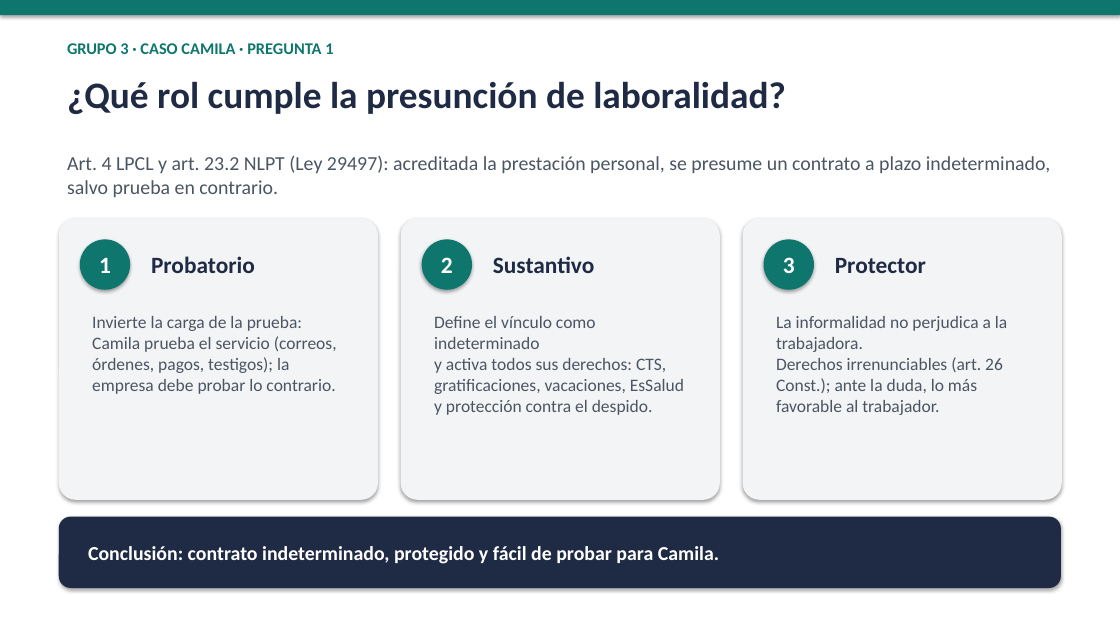
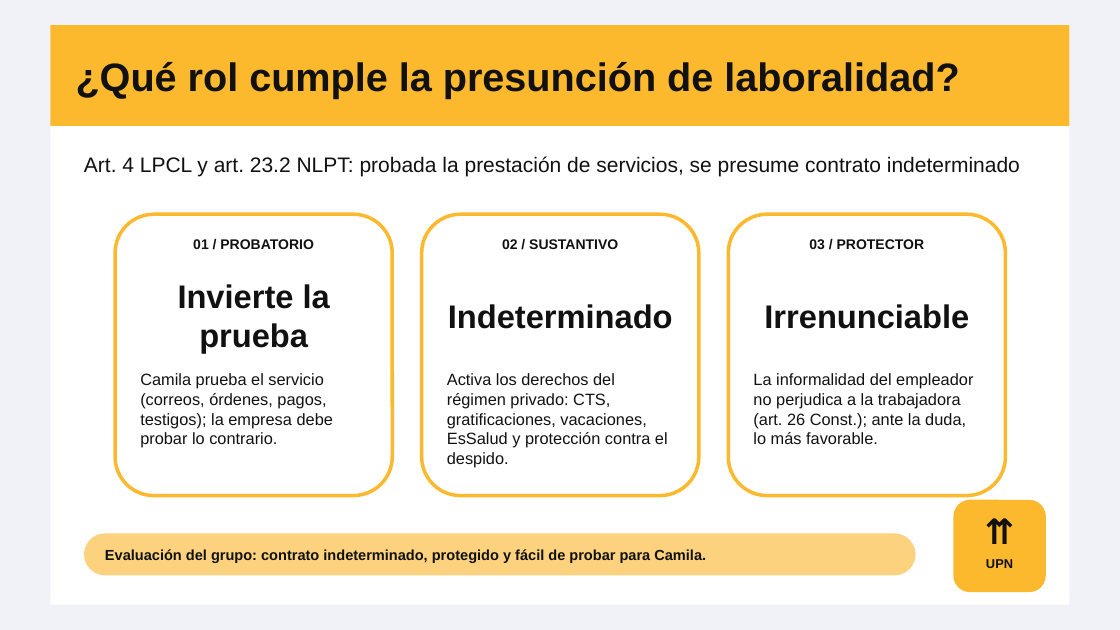
Before and after one commit to chicoma1998-ux/Eh-cloude, a slide deck: slide 2 of exposicion/Pregunta1_Diapositivas.pptx. Drawn at 1120x630 pixels with LibreOffice and Linux fonts; fonts in the diff are those of the drawing. Boxes give left, top, right and bottom in pixels: in the first picture for what was removed or moved away, otherwise in the second. Text is boxed around its words. In the diff, an @@ line names an element or a change of style, - is before the commit and + after.

```diff
--- a/exposicion/Pregunta1_Diapositivas.pptx
+++ b/exposicion/Pregunta1_Diapositivas.pptx
@@ rectangle: place and size @@
-rectangle at (0,0,1120,15)
+rectangle at (0,0,1120,630)
@@ rectangle at (0,0,1120,630): fill #0F766E to #F1F2F8; shadow off @@
@@ rectangle added at (50,25,1070,605), fill #FFFFFF @@
@@ rectangle added at (50,25,1070,126), fill #FDB92E @@
@@ text "¿Qué rol cumple la presunción ...": place and size @@
-text "¿Qué rol cumple la presunción ..." at (67,81,786,114)
+text "¿Qué rol cumple la presunción ..." at (76,62,959,99)
@@ text "¿Qué rol cumple la presunción ..." at (76,62,959,99): size 32 to 34 pt, font Calibri to Arial, text colour #1F2A44 to #111111; vertical alignment top to middle @@
@@ text removed at (67,43,333,54) @@
-GRUPO 3 · CASO CAMILA · PREGUNTA 1
@@ text at (84,156,1020,176): text changed; size 17 to 18 pt; font Calibri to Arial; text colour #4B5563 to #111111 @@
-Art. 4 LPCL y art. 23.2 NLPT (Ley 29497): acreditada la prestación personal, se presume un contrato a plazo indeterminado, salvo prueba en contrario.
+Art. 4 LPCL y art. 23.2 NLPT: probada la prestación de servicios, se presume contrato indeterminado
@@ ellipse removed at (80,239,130,290) @@
-1
@@ rounded rectangle: place and size @@
-rounded rectangle at (59,218,378,500)
+rounded rectangle at (115,214,392,496)
@@ text at (193,239,313,249): text changed; size 20 to 12 pt; font Calibri to Arial; text colour #1F2A44 to #111111 @@
-Probatorio
+01 / PROBATORIO
@@ rounded rectangle: place and size @@
-rounded rectangle at (401,218,720,500)
+rounded rectangle at (422,214,699,496)
@@ ellipse removed at (422,239,472,290) @@
-2
@@ text at (502,239,618,249): text changed; size 20 to 12 pt; font Calibri to Arial; text colour #1F2A44 to #111111 @@
-Sustantivo
+02 / SUSTANTIVO
@@ fill #F3F4F6 to #FFFFFF; outline none to #FDB92E 3 pt; shadow off; proportions changed in 3 elements at (422,214,699,496), (115,214,392,496), (728,214,1006,496) @@
@@ rounded rectangle: place and size @@
-rounded rectangle at (743,218,1062,500)
+rounded rectangle at (728,214,1006,496)
@@ vertical alignment middle to top in 3 elements at (193,239,313,249), (502,239,618,249), (809,239,925,249) @@
@@ ellipse removed at (764,239,814,290) @@
-3
@@ text at (809,239,925,249): text changed; size 20 to 12 pt; font Calibri to Arial; text colour #1F2A44 to #111111 @@
-Protector
+03 / PROTECTOR
@@ text added at (178,284,330,353), 28 pt, text #111111, bold @@
+Invierte la prueba
@@ text at (92,316,302,331): paragraph removed @@
-Invierte la carga de la prueba:
@@ text added at (448,304,673,329), 28 pt, text #111111, bold @@
+Indeterminado
@@ text added at (764,304,969,329), 28 pt, text #111111, bold @@
+Irrenunciable
@@ text "Camila prueba el servicio (correos, ...": place and size @@
-text "Camila prueba el servicio (correos, ..." at (92,316,337,394)
+text "Camila prueba el servicio (correos, ..." at (140,373,333,448)
@@ text "Camila prueba el servicio (correos, ..." at (140,373,333,448): size 15 to 14 pt, font Calibri to Arial, text colour #4B5563 to #111111 @@
@@ text at (447,373,668,468): text changed; size 15 to 14 pt; font Calibri to Arial; text colour #4B5563 to #111111 @@
-Define el vínculo como indeterminado
-y activa todos sus derechos: CTS, gratificaciones, vacaciones, EsSalud y protección contra el despido.
+Activa los derechos del régimen privado: CTS, gratificaciones, vacaciones, EsSalud y protección contra el despido.
@@ text at (753,373,973,444): text changed; size 15 to 14 pt; font Calibri to Arial; text colour #4B5563 to #111111 @@
-La informalidad no perjudica a la trabajadora.
-Derechos irrenunciables (art. 26 Const.); ante la duda, lo más favorable al trabajador.
+La informalidad del empleador no perjudica a la trabajadora (art. 26 Const.); ante la duda, lo más favorable.
@@ rounded rectangle added at (954,500,1046,592), fill #FDB92E @@
@@ rounded rectangle: place and size @@
-rounded rectangle at (59,517,1061,588)
+rounded rectangle at (84,534,916,576)
@@ rounded rectangle at (84,534,916,576): fill #1F2A44 to #FCD27F; shadow off; proportions changed @@
@@ text added at (954,510,1046,556), 30 pt, text #111111, bold @@
+⇈
@@ text at (105,549,706,563): text changed; size 17 to 12.5 pt; font Calibri to Arial; text colour #FFFFFF to #111111 @@
-Conclusión: contrato indeterminado, protegido y fácil de probar para Camila.
+Evaluación del grupo: contrato indeterminado, protegido y fácil de probar para Camila.
@@ text added at (986,559,1013,568), 11 pt, text #111111, bold @@
+UPN
```
Also in this commit, not shown: 1 other slide changed.
